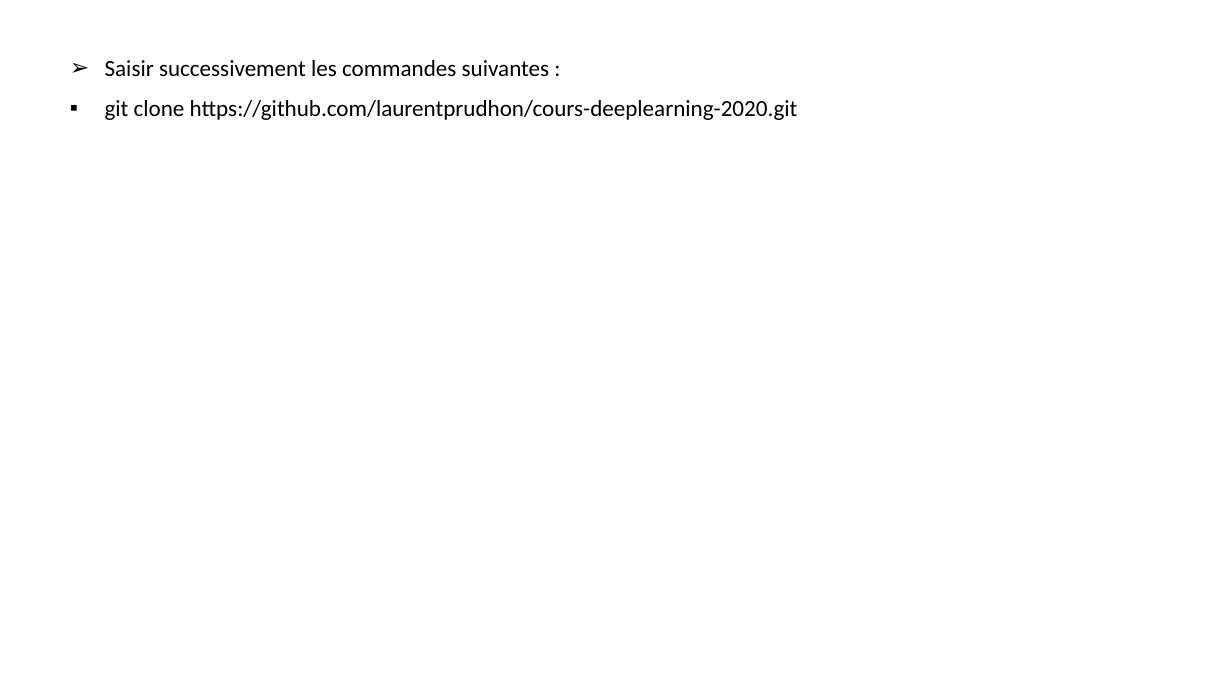
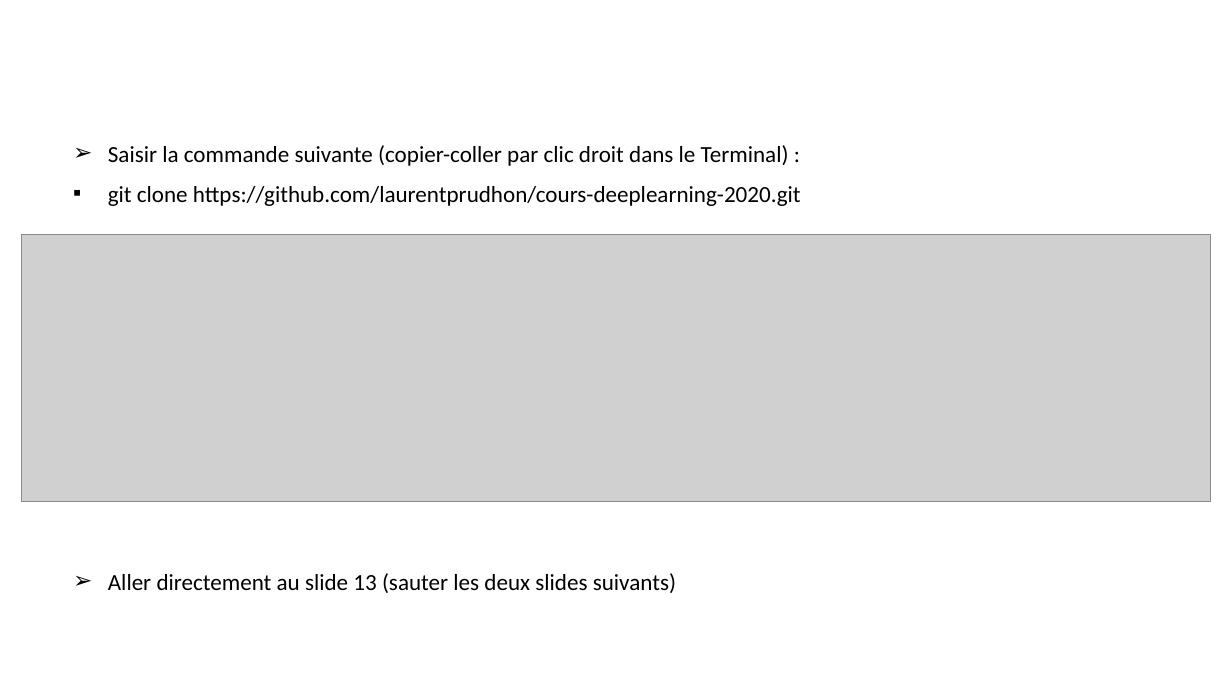
Before and after one commit to laurentprudhon/cours-deeplearning-2020, a slide deck: slide 10 of slides/00_environnement.pptx. Drawn at 1232x693 pixels with LibreOffice and Linux fonts; fonts in the diff are those of the drawing; grey boxes stand for pictures. Boxes give left, top, right and bottom in pixels: in the first picture for what was removed or moved away, otherwise in the second. Text is boxed around its words. In the diff, an @@ line names an element or a change of style, - is before the commit and + after.

```diff
--- a/slides/00_environnement.pptx
+++ b/slides/00_environnement.pptx
@@ text "Saisir la commande suivante (copier-coller ...": place and size @@
-text "Saisir la commande suivante (copier-coller ..." at [105,60,798,120]
+text "Saisir la commande suivante (copier-coller ..." at [108,145,801,206]
@@ text at [108,145,789,166]: text changed @@
-➢ Saisir successivement les commandes suivantes :
+➢ Saisir la commande suivante (copier-coller par clic droit dans le Terminal) :
@@ picture added at [22,235,1211,502] @@
@@ text added at [108,573,676,593], 18 pt, text #000000 @@
+➢ Aller directement au slide 13 (sauter les deux slides suivants)
```
Also in this commit, not shown: 8 other slides changed, 6 slides added, 7 slides removed.
